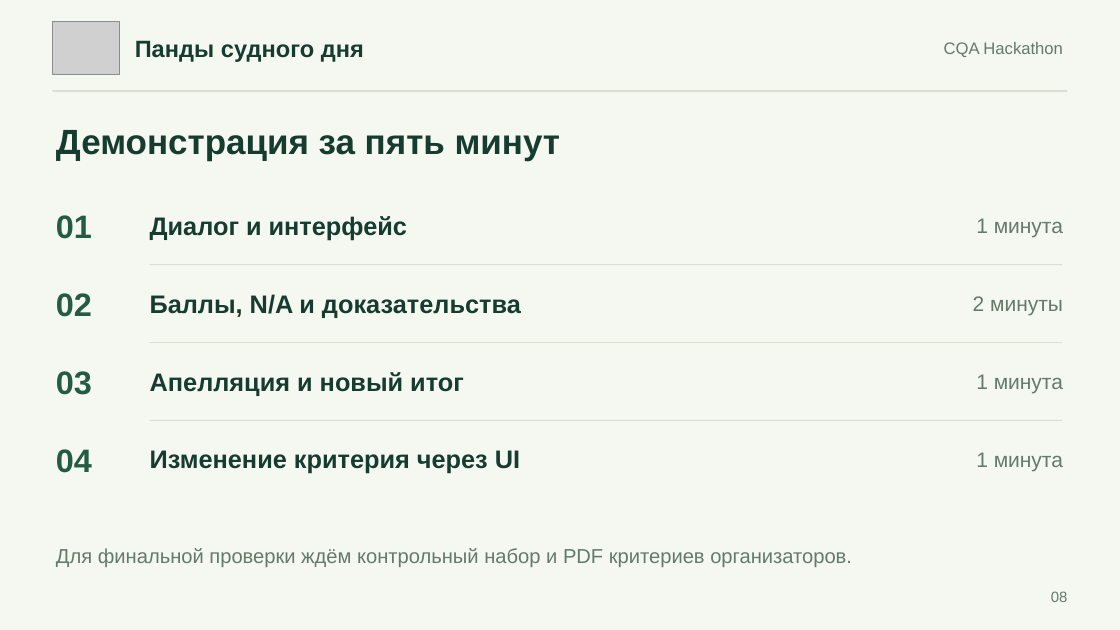
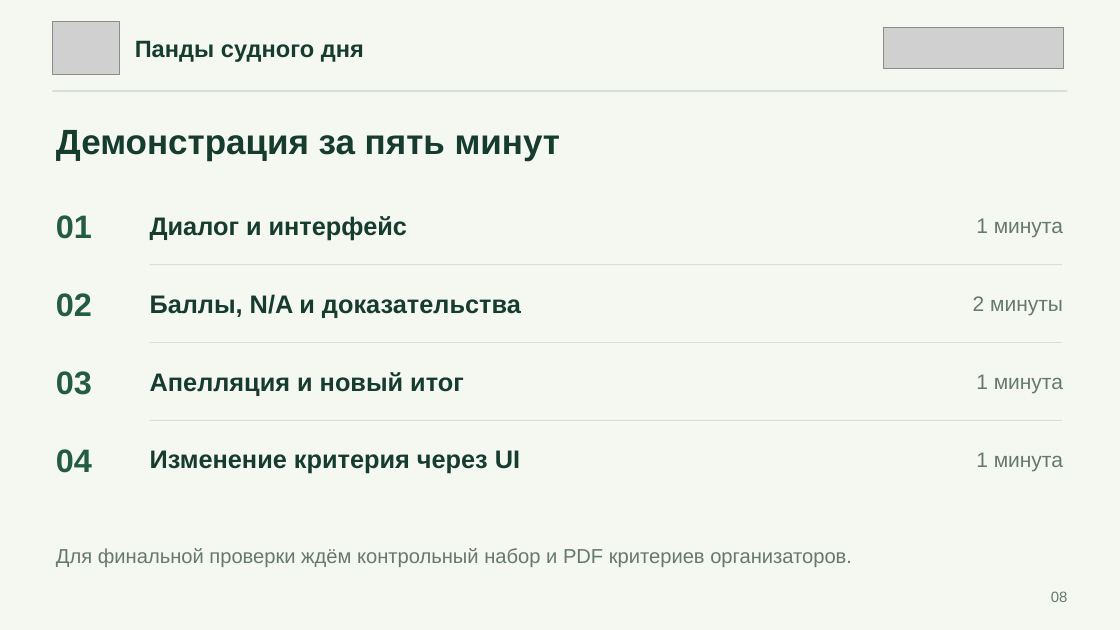
Before and after one commit to Aleks-48/panda-sudnogo-dnya., a slide deck: slide 8 of Анаис/presentation/Pandy_sudnogo_dnya_CQA.pptx. Drawn at 1120x630 pixels with LibreOffice and Linux fonts; fonts in the diff are those of the drawing; grey boxes stand for pictures. Boxes give left, top, right and bottom in pixels: in the first picture for what was removed or moved away, otherwise in the second. Text is boxed around its words. In the diff, an @@ line names an element or a change of style, - is before the commit and + after.

```diff
--- a/Анаис/presentation/Pandy_sudnogo_dnya_CQA.pptx
+++ b/Анаис/presentation/Pandy_sudnogo_dnya_CQA.pptx
@@ picture added at bbox=[884, 27, 1064, 68] @@
@@ text removed at bbox=[944, 42, 1063, 57] @@
-CQA Hackathon
```
Also in this commit, not shown: 7 other slides changed, 1 other file.
